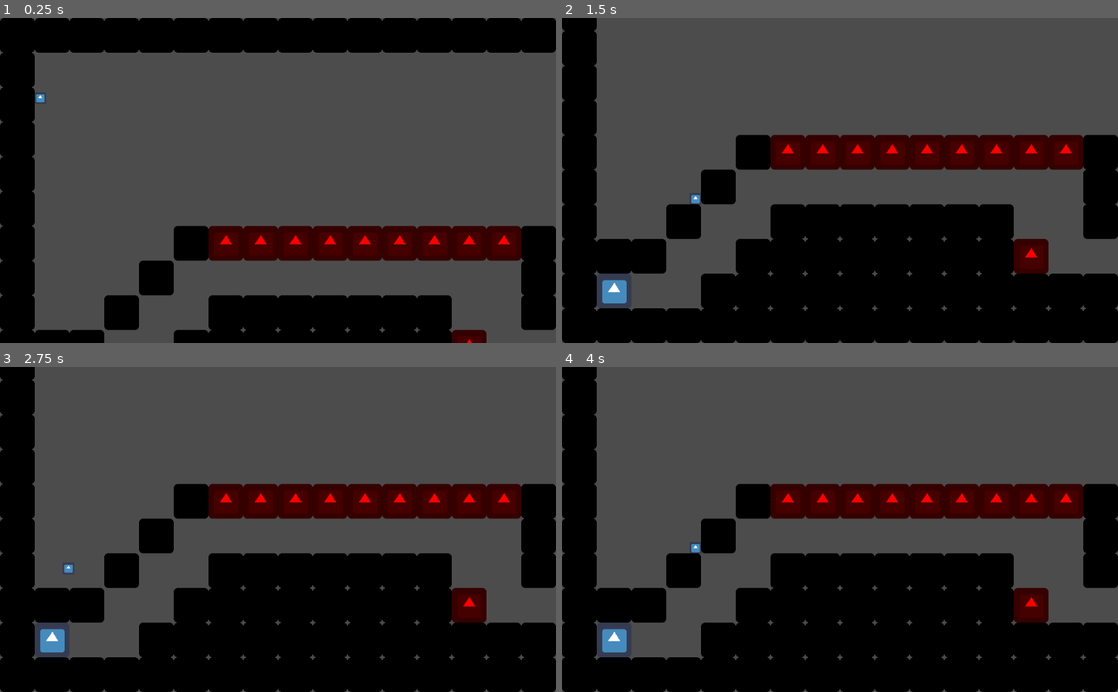
Above: before the commit, frames 1-4 (two rows, left to right).
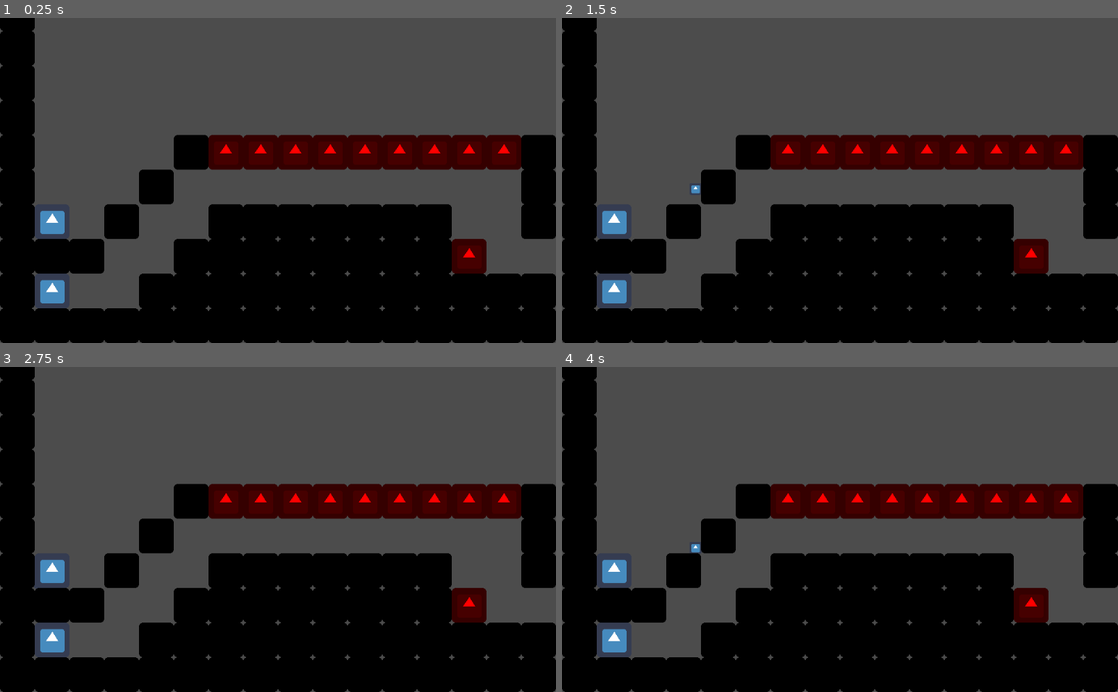
Above: after the commit, the same moments.

Repository: SomeSortOfSam/MeatballMayhem
Game: Godot game, scene res://Levels/Level01.tscn
Same seed, same stepped clock (60 frames per second), same inputs: the game is played once before the commit and once after it. The engine's default icon, where the game draws it, is replaced by a stand-in: a white triangle on a blue panel in a dark square.
Inputs:
- Up to frame 1 (0.25 s): no input
- Up to frame 2 (1.5 s): hold Right (ui_right) from 0.53 s (still down); tap Up (ui_up) at 0.77 s
- Up to frame 3 (2.75 s): tap Up (ui_up) at 1.52 s; release Right (ui_right) at 2.03 s; hold Left (ui_left) from 2.03 s (still down)
- Up to frame 4 (4 s): release Left (ui_left) at 2.78 s; hold Right (ui_right) from 2.78 s (still down); tap Up (ui_up) at 3.02, 3.77 s; tap Enter at 3.5 s

The runs differ from the first frame. In frame 1, 43% of the frame differs, in the area x 0-100%, y 0-100%; in frame 2, 0.4%; in frame 3, 0.4%; in frame 4, 0.3%.

Commit message:
Checkpoint

Diff:
--- a/Levels/Level.tscn
+++ b/Levels/Level.tscn
@@ -72,6 +72,20 @@
 3/shape_one_way_margin = 0.0
 3/shapes = [  ]
 3/z_index = 0
+4/name = "CheckPoint"
+4/texture = ExtResource( 5 )
+4/tex_offset = Vector2( 0, 0 )
+4/modulate = Color( 0.756863, 0, 1, 1 )
+4/region = Rect2( 0, 0, 64, 64 )
+4/tile_mode = 0
+4/occluder_offset = Vector2( 0, 0 )
+4/navigation_offset = Vector2( 0, 0 )
+4/shape_offset = Vector2( 0, 0 )
+4/shape_transform = Transform2D( 1, 0, 0, 1, 0, 0 )
+4/shape_one_way = false
+4/shape_one_way_margin = 0.0
+4/shapes = [  ]
+4/z_index = 0
 
 [node name="Level" type="Node2D"]
 
--- a/Levels/Level01.tscn
+++ b/Levels/Level01.tscn
@@ -4,9 +4,15 @@
 
 [node name="Level" instance=ExtResource( 1 )]
 
+[node name="MeatBall" parent="." index="0"]
+position = Vector2( 32, 424 )
+
 [node name="TileMap" parent="StaticBody2D" index="0"]
-tile_data = PoolIntArray( -65537, 0, 0, -131072, 0, 0, -1310 …(602 unchanged characters)…  0, 0, 327696, 0, 0, 458751, 0, 0, 393218, -1073741824, 0, 393221, -1073741824, 0, 393222, -1073741824, 0, 393223, -1073741824, 0, 393224, -1073741824, 0, 393225, -1073741824, 0, 393226, -1073741824, 0, 393227, -1073741824, 0, 393230, 0, 0, 393232, 0, 0, 524287, 0, 0, 458752, …(637 unchanged characters)…
+tile_data = PoolIntArray( -65537, 0, 0, -131072, 0, 0, -1310 …(602 unchanged characters)…  0, 0, 327696, 0, 0, 458751, 0, 0, 393216, 4, 0, 393218, -1073741824, 0, 393221, -1073741824, 0, 393222, -1073741824, 0, 393223, -1073741824, 0, 393224, -1073741824, 0, 393225, -1073741824, 0, 393226, -1073741824, 0, 393227, -1073741824, 0, 393230, 0, 0, 393231, 4, 0, 393232, 0, 0, 524287, 0, 0, 458752, …(637 unchanged characters)…
 nextLevel = "res://Levels/Level02.tscn"
+
+[node name="Camera2D" parent="." index="2"]
+position = Vector2( 32, 424 )
 
 [node name="TopLeft" parent="Camera2D/Node" index="0"]
 position = Vector2( -64, -128 )
--- a/Meatball/DeadMeat.tscn
+++ /dev/null
@@ -1,14 +0,0 @@
-[gd_scene load_steps=3 format=2]
-
-[ext_resource path="res://icon.png" type="Texture" id=1]
-
-[sub_resource type="RectangleShape2D" id=1]
-extents = Vector2( 24, 24 )
-
-[node name="StaticBody2D" type="StaticBody2D"]
-
-[node name="Sprite" type="Sprite" parent="."]
-texture = ExtResource( 1 )
-
-[node name="CollisionShape2D" type="CollisionShape2D" parent="."]
-shape = SubResource( 1 )
--- a/Meatball/Meatball.gd
+++ b/Meatball/Meatball.gd
@@ -1,6 +1,7 @@
 extends KinematicBody2D
 
 signal death
+signal new_checkpoint
 
 export(float) var acceleration = 100
 export(float) var maxSpeed = 300
@@ -8,10 +9,8 @@
 export(float) var jumpHeight = 10
 var velocity = Vector2.ZERO
 
-var checkpoint = Vector2.ZERO
-
-func set_checkpoint(point):
-	checkpoint = point
+func set_new_checkpoint():
+	emit_signal("new_checkpoint")
 
 func _physics_process(_delta):
 	var inputVector = Vector2.ZERO
@@ -27,4 +26,4 @@
 
 func kill():
 	emit_signal("death")
-	global_position = checkpoint
+	queue_free()
--- /dev/null
+++ b/Tiles/Checkpoint.gd
@@ -0,0 +1,23 @@
+extends Area2D
+
+onready var Meatball = preload("res://Meatball/Meatball.tscn")
+
+var curMeatball
+
+func _on_Checkpoint_body_entered(body):
+	#disconect previous checkpoint
+	body.set_new_checkpoint()
+
+	body.connect("death", $".", "_on_meatball_death")
+	body.connect("new_checkpoint", $".", "_on_meatball_disconnect")
+	curMeatball = body
+
+func _on_meatball_death():
+	var meatball = Meatball.instance()
+	get_tree().current_scene.call_deferred("add_child",meatball)
+	meatball.global_position = global_position
+	curMeatball = meatball
+
+func _on_meatball_disconnect():
+	curMeatball.disconnect("death", $".", "_on_meatball_death")
+	curMeatball.disconnect("new_checkpoint", $".", "_on_meatball_disconnect")
--- /dev/null
+++ b/Tiles/Checkpoint.tscn
@@ -0,0 +1,16 @@
+[gd_scene load_steps=3 format=2]
+
+[ext_resource path="res://Tiles/Checkpoint.gd" type="Script" id=1]
+
+[sub_resource type="RectangleShape2D" id=1]
+extents = Vector2( 32, 32 )
+
+[node name="Checkpoint" type="Area2D"]
+position = Vector2( 32, 32 )
+script = ExtResource( 1 )
+
+[node name="Sprite" type="Sprite" parent="."]
+
+[node name="CollisionShape2D" type="CollisionShape2D" parent="."]
+shape = SubResource( 1 )
+[connection signal="body_entered" from="." to="." method="_on_Checkpoint_body_entered"]
--- a/Tiles/TileMap.gd
+++ b/Tiles/TileMap.gd
@@ -3,6 +3,7 @@
 onready var KillNode = preload("res://Tiles/KillNode.tscn")
 onready var DestroyNode = preload("res://Tiles/DestroyNode.tscn")
 onready var WinNode = preload("res://Tiles/Level Win.tscn")
+onready var CheckpointNode = preload("res://Tiles/Checkpoint.tscn")
 
 export(int) var killID = 1
 export(int) var destroyID = 2
@@ -16,6 +17,7 @@
 	replace_tiles(destroyID, DestroyNode)
 	for winNode in replace_tiles(winID, WinNode):
 		winNode.nextLevel = nextLevel
+	replace_tiles(checkpointId, CheckpointNode)
 
 func replace_tiles(id, packedNode):
 	var hurts = get_used_cells_by_id(id)
